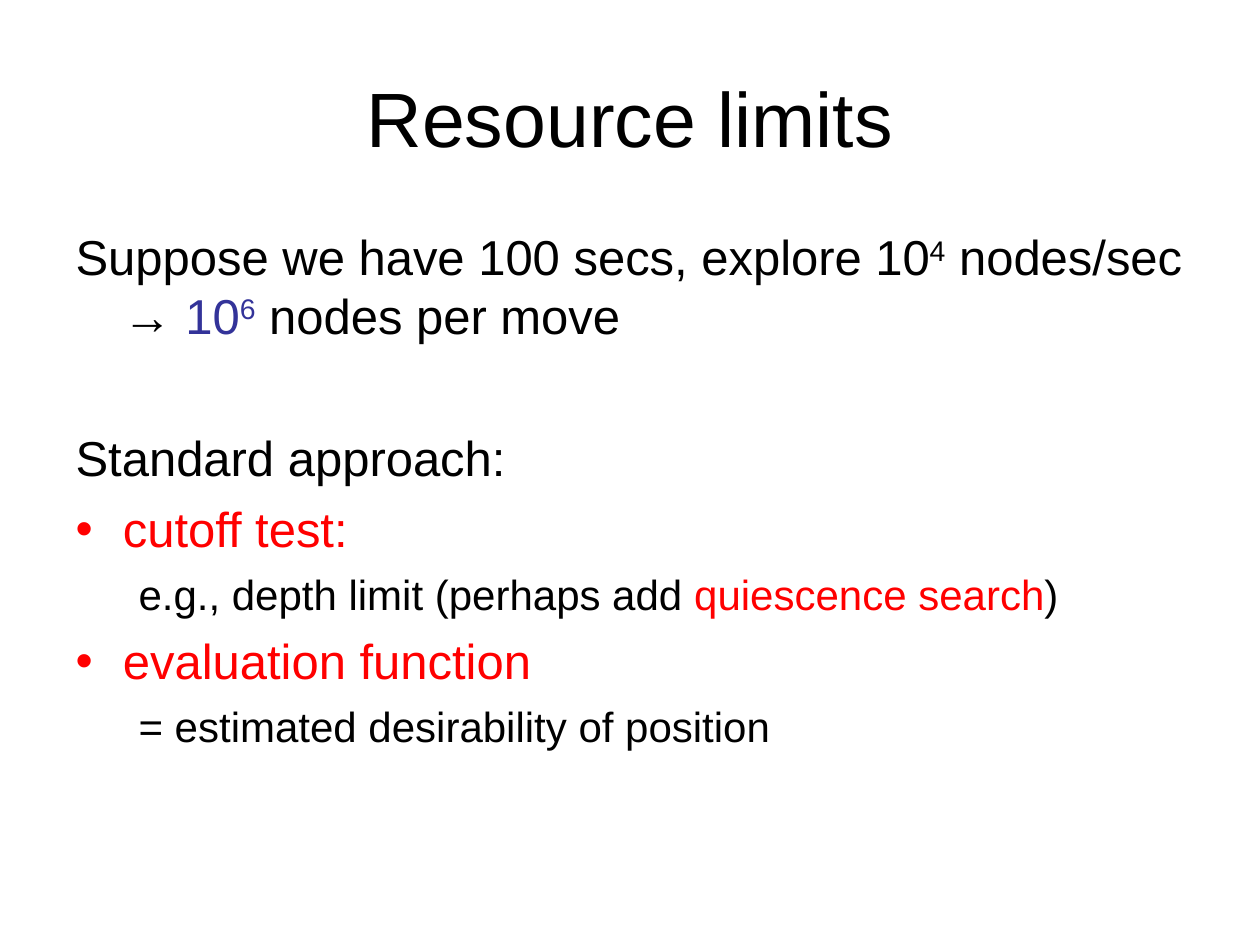
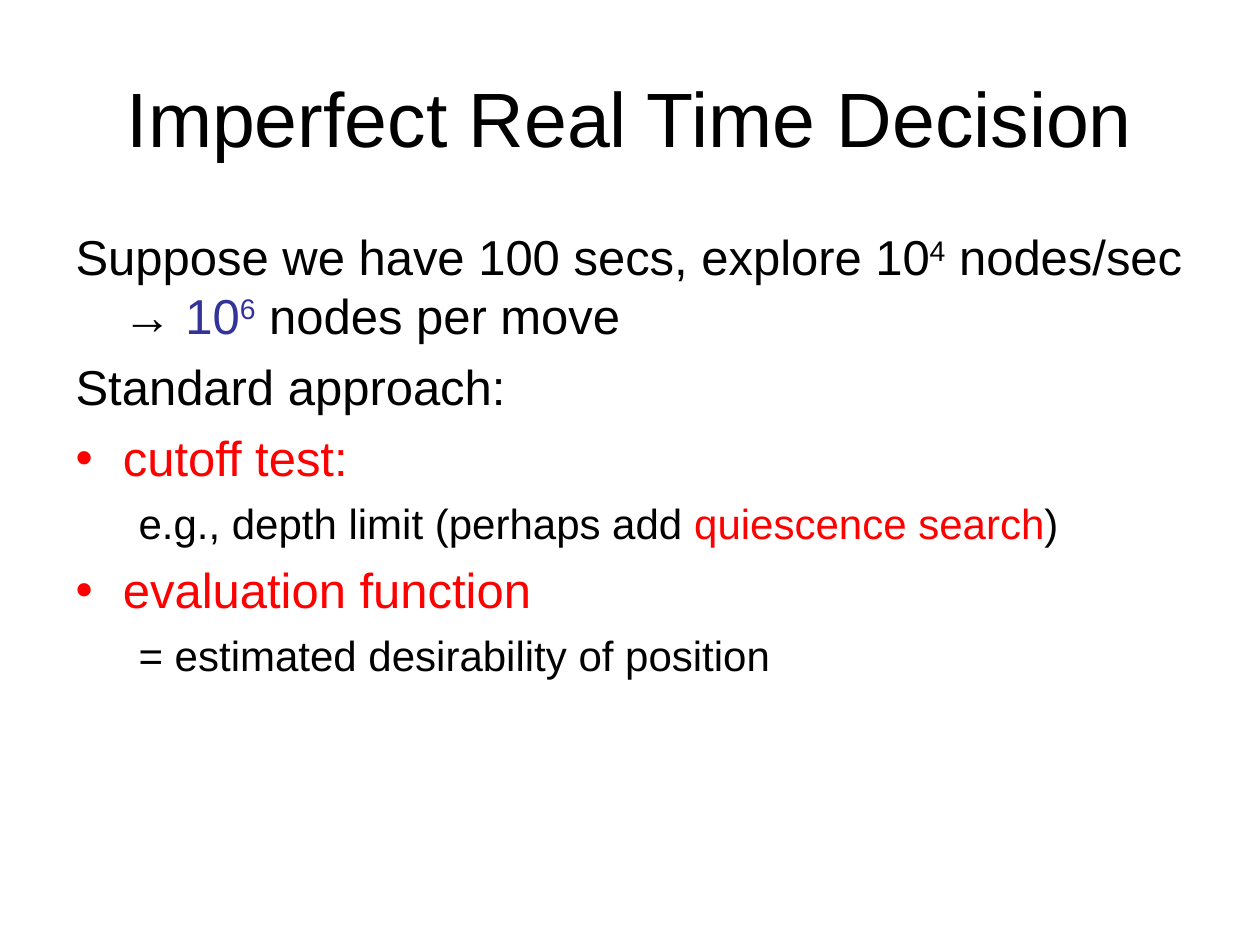
Before and after one commit to Rafi-afridi/Artificial_intelligence, a slide deck: slide 36 of Book slides/m6-game.ppt (slide 17 before the commit). Drawn at 1260x945 pixels with LibreOffice and Linux fonts; fonts in the diff are those of the drawing. Boxes give left, top, right and bottom in pixels: in the first picture for what was removed or moved away, otherwise in the second. Text is boxed around its words. In the diff, an @@ line names an element or a change of style, - is before the commit and + after.

```diff
--- a/Book slides/m6-game.ppt
+++ b/Book slides/m6-game.ppt
@@ title at box(127, 91, 1132, 162): text changed @@
-Resource limits
+Imperfect Real Time Decision
@@ text "Suppose we have 100 secs, ..." rewrapped from box(76, 239, 1182, 750) to box(76, 239, 1182, 679) @@
```
Also in this commit, not shown: 2 other slides changed, 22 slides added, 15 slides removed, 15 other files.
